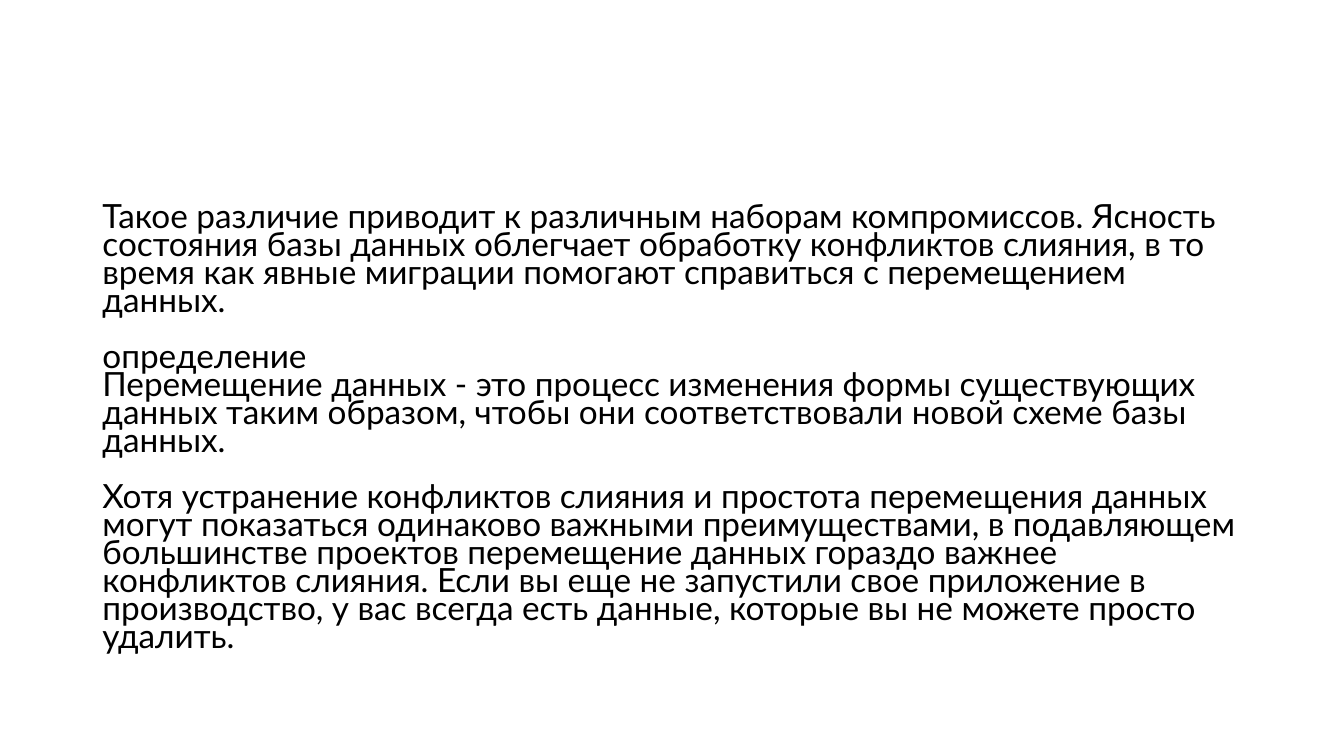
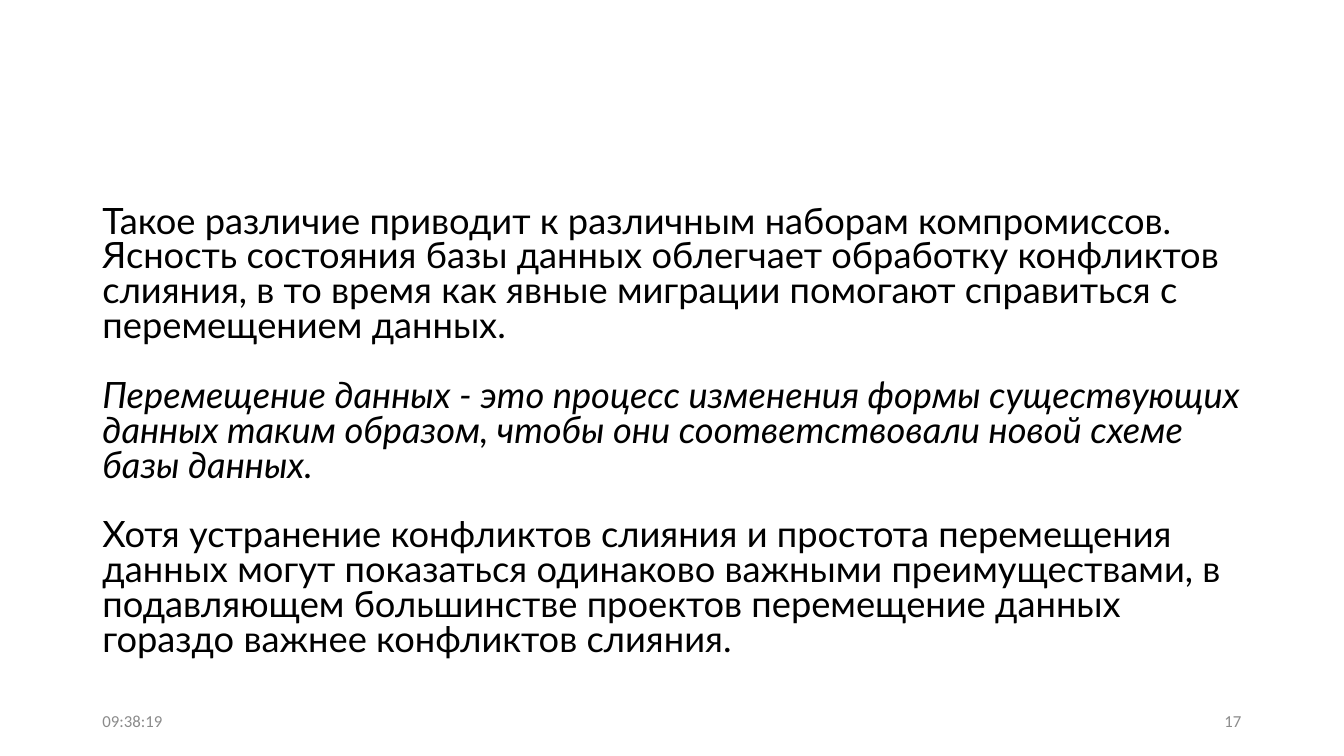
Before and after one commit to Sa1Gur/DbTest.Containers, a slide deck: slide 17 of DbaseTesting.pptx. Drawn at 1344x756 pixels with LibreOffice and Linux fonts; fonts in the diff are those of the drawing. Boxes give left, top, right and bottom in pixels: in the first picture for what was removed or moved away, otherwise in the second. Text is boxed around its words. In the diff, an @@ line names an element or a change of style, - is before the commit and + after.

```diff
--- a/DbaseTesting.pptx
+++ b/DbaseTesting.pptx
@@ text at bbox=[102, 208, 1240, 659]: text changed; size 23.8 to 25.9 pt @@
-Такое различие приводит к различным наборам компромиссов. Ясность состояния базы данных облегчает обработку конфликтов слияния, в то время как явные миграции помогают справиться с перемещением данных.
-определение
-Перемещение данных - это процесс изменения формы существующих данных таким образом, чтобы они соответствовали новой схеме базы данных.
-Хотя устранение конфликтов слияния и простота перемещения данных могут показаться одинаково важными преимуществами, в подавляющем большинстве проектов перемещение данных гораздо важнее конфликтов слияния. Если вы еще не запустили свое приложение в производство, у вас всегда есть данные, которые вы не можете просто удалить.
+Такое различие приводит к различным наборам компромиссов. Ясность состояния базы данных облегчает обработку конфликтов слияния, в то время как явные миграции помогают справиться с перемещением данных.
+Перемещение данных - это процесс изменения формы существующих данных таким образом, чтобы они соответствовали новой схеме базы данных.
+Хотя устранение конфликтов слияния и простота перемещения данных могут показаться одинаково важными преимуществами, в подавляющем большинстве проектов перемещение данных гораздо важнее конфликтов слияния.
@@ text added at bbox=[102, 715, 162, 727], 12 pt, text #8C8C8C @@
+09:38:19
@@ page number added at bbox=[1224, 716, 1241, 727], 12 pt, text #8C8C8C @@
+17
```
Also in this commit, not shown: 66 other slides changed, 1 slide added, 2 slides removed.
